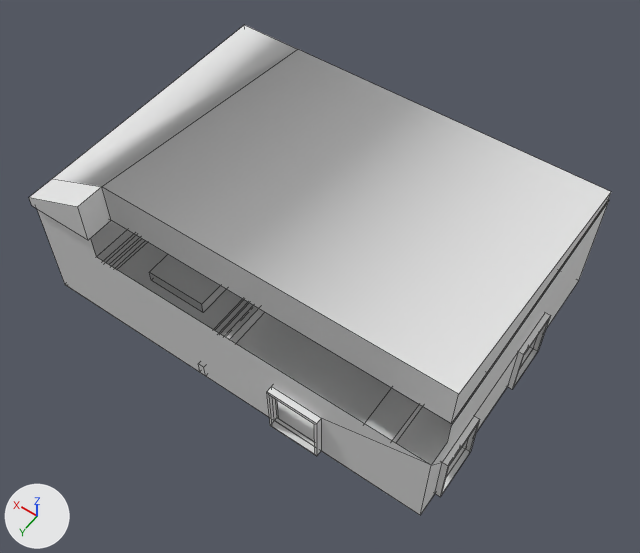
The FBX model BLENDS/main_room.fbx, before and after one commit.
One viewpoint serves both versions: a 50 mm camera at (-14.5, 23.3, 43.8) aimed at (3.7, -2.2, 3.8). Arrows for +X, +Y and +Z are at lower left; the lights stay in place. The first picture is the older version. Mesh edges are drawn as thin lines. Where no turn or scale is listed for an object, it has been applied to the vertices.

In view in the first picture: 'Ceiling', 'Door Frame & Cutter.001', 'Door Frame & Cutter.002', 'Door Frame & Cutter.003', 'Floor', 'Temp Bar', 'Temp Table', 'Wall.002', 'Wall.003' and 3 more.
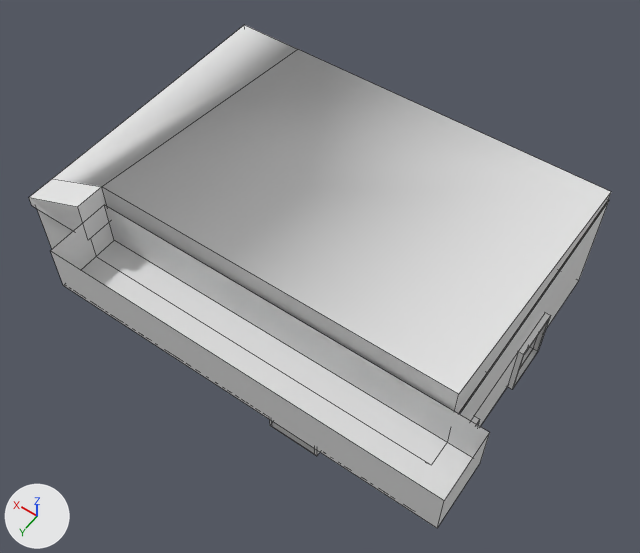
What differs and where, as boxes (x1, y1, x2, y2) in the pictures (640 x 553 px; the box of a moved part takes in the faces that stretch with it):
'Overlook.001', added: after (51, 205, 490, 528)
part 1 of me_cube_012, moved or reshaped: before (69, 45, 460, 424); after (69, 45, 460, 414)
'Wall.003', unchanged, covered by the edit: before (37, 209, 431, 515); after (37, 209, 73, 249)
'Floor', unchanged, covered by the edit: before (97, 230, 559, 465); after (459, 271, 559, 414)
'Temp Table', unchanged, covered by the edit: before (149, 255, 226, 312)
'Temp Bar', unchanged, covered by the edit: before (364, 388, 423, 443)

The change, as a list of edits to the scene's bpy script:
```text
Change me_cube_012:
    where me_cube_012.from_pydata(...)  # 16 vertices, 14 faces; spans x -12.9..13.1, y -9.5..9.6, z 0.3..3.0
    used by ob_ceiling; location = (5.01, -4.34, 6.89)
    me_cube_012 part 1
    11 faces are deleted
    11 new faces join them
    add me_cube_012.materials.append(mat_backface_culling)  # white #e7e7e7
Add me_cube_021_1:
    me_cube_021_1.from_pydata([(-12.1, -2.0, -1.5), (-12.1, -2.0, 1.5), (-12.1, 2.0, -1.5), (-12.1, 2.0, 1.5), (11.3, -2.0, -1.5), (11.3, -2.0, 1.5), (11.3, 2.0, -1.5), (11.3, 2.0, 1.5)], [], [(0, 1, 3, 2), (2, 3, 7, 6), (6, 7, 5, 4), (4, 5, 1, 0), (2, 6, 4, 0)])
Add ob_overlook_001:
    ob_overlook_001 = bpy.data.objects.new('Overlook.001', me_cube_021_1)
    ob_overlook_001.location = (2.41, 5.62, 7.16)
```
